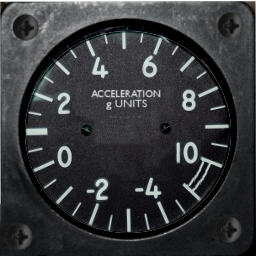
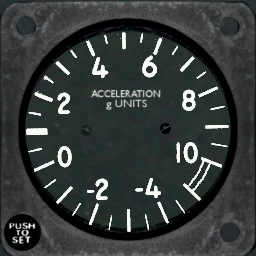
Before/after of a 256×256 layered artwork. What changed in the layer stack:
added layer "Pasted Layer #9" above "Layer" over (x1=8, y1=221, x2=38, y2=244)
added layer "Layer" above "Pasted Layer #7" over (x1=4, y1=214, x2=41, y2=251)
added layer "Pasted Layer #7" above "Pasted Layer #6" over (x1=25, y1=31, x2=231, y2=233)
hid "Pasted Layer #6" over (x1=6, y1=11, x2=244, y2=250)
hid "Pasted Layer #5" over (x1=25, y1=31, x2=231, y2=233)
"Pasted Layer #4": blend normal → luminosity, painted on it over (x1=0, y1=1, x2=256, y2=256)
added layer "Pasted Layer #8" over (x1=0, y1=0, x2=256, y2=256)
